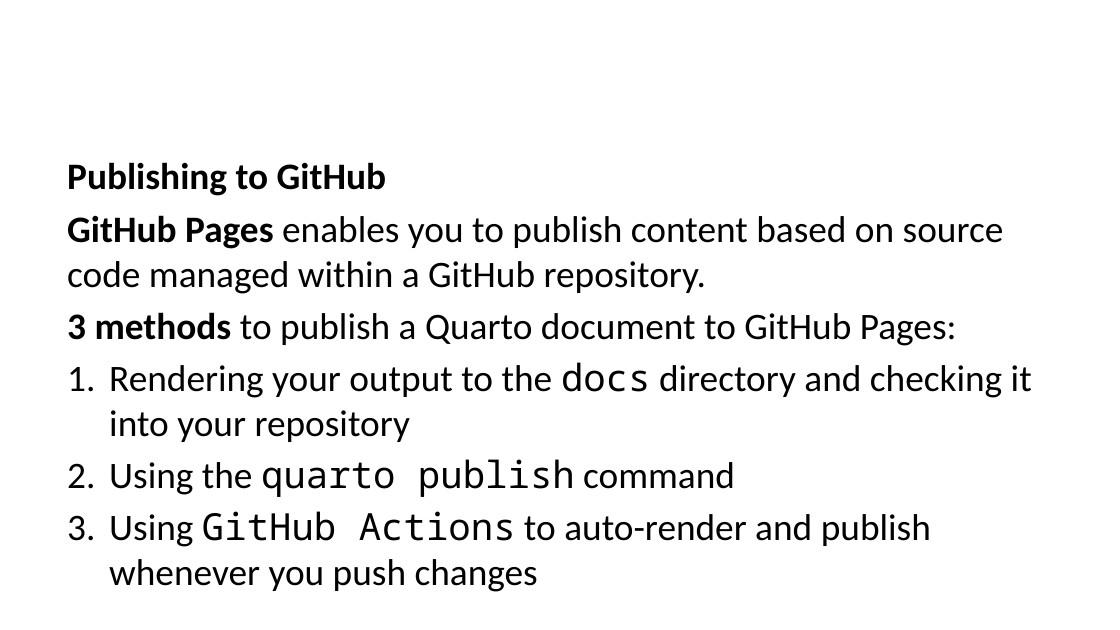
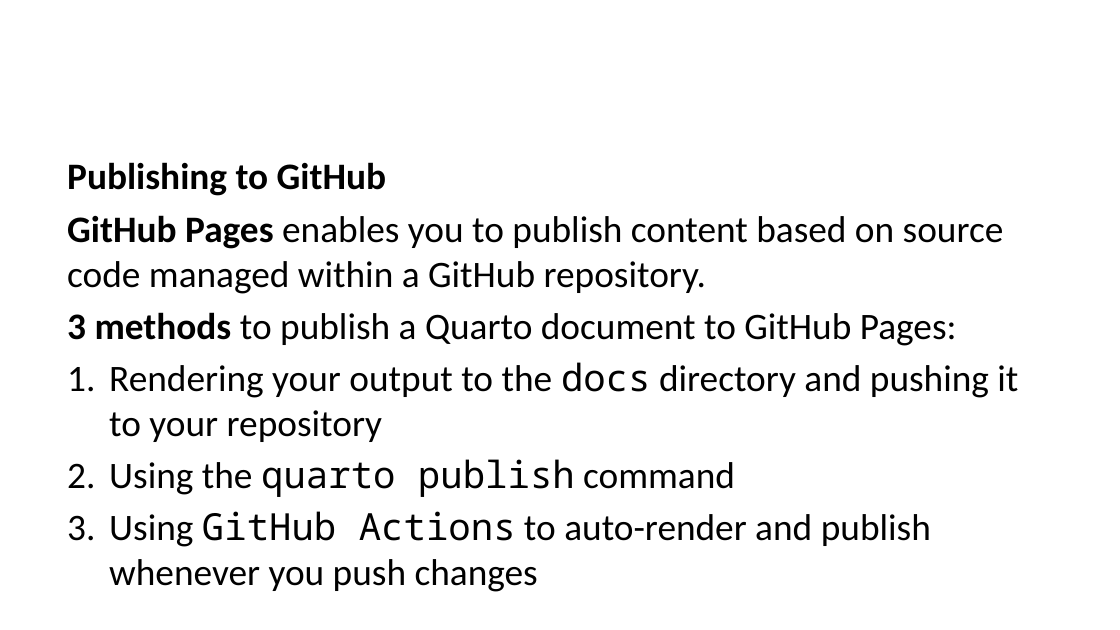
Before and after one commit to lmu-osc/train-the-trainer-student-track-OS, a slide deck: slide 65 of materials/OS-M3/OS-M3-S6-Quarto/OS-M3-S6-Quarto-slides.pptx. Drawn at 1120x630 pixels with LibreOffice and Linux fonts; fonts in the diff are those of the drawing. Boxes give left, top, right and bottom in pixels: in the first picture for what was removed or moved away, otherwise in the second. Text is boxed around its words. In the diff, an @@ line names an element or a change of style, - is before the commit and + after.

```diff
--- a/materials/OS-M3/OS-M3-S6-Quarto/OS-M3-S6-Quarto-slides.pptx
+++ b/materials/OS-M3/OS-M3-S6-Quarto/OS-M3-S6-Quarto-slides.pptx
@@ text at <box>109,362,1018,442</box>: text changed @@
-1. Rendering your output to the docs directory and checking it into your repository
+1. Rendering your output to the docs directory and pushing it to your repository
```
Also in this commit, not shown: 5 other slides changed, 44 other files.
